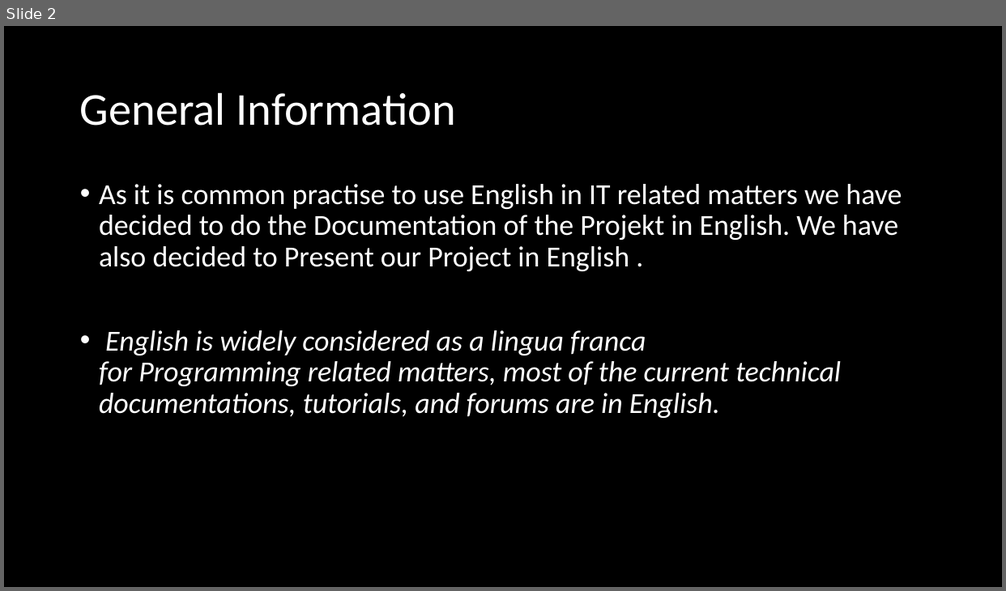
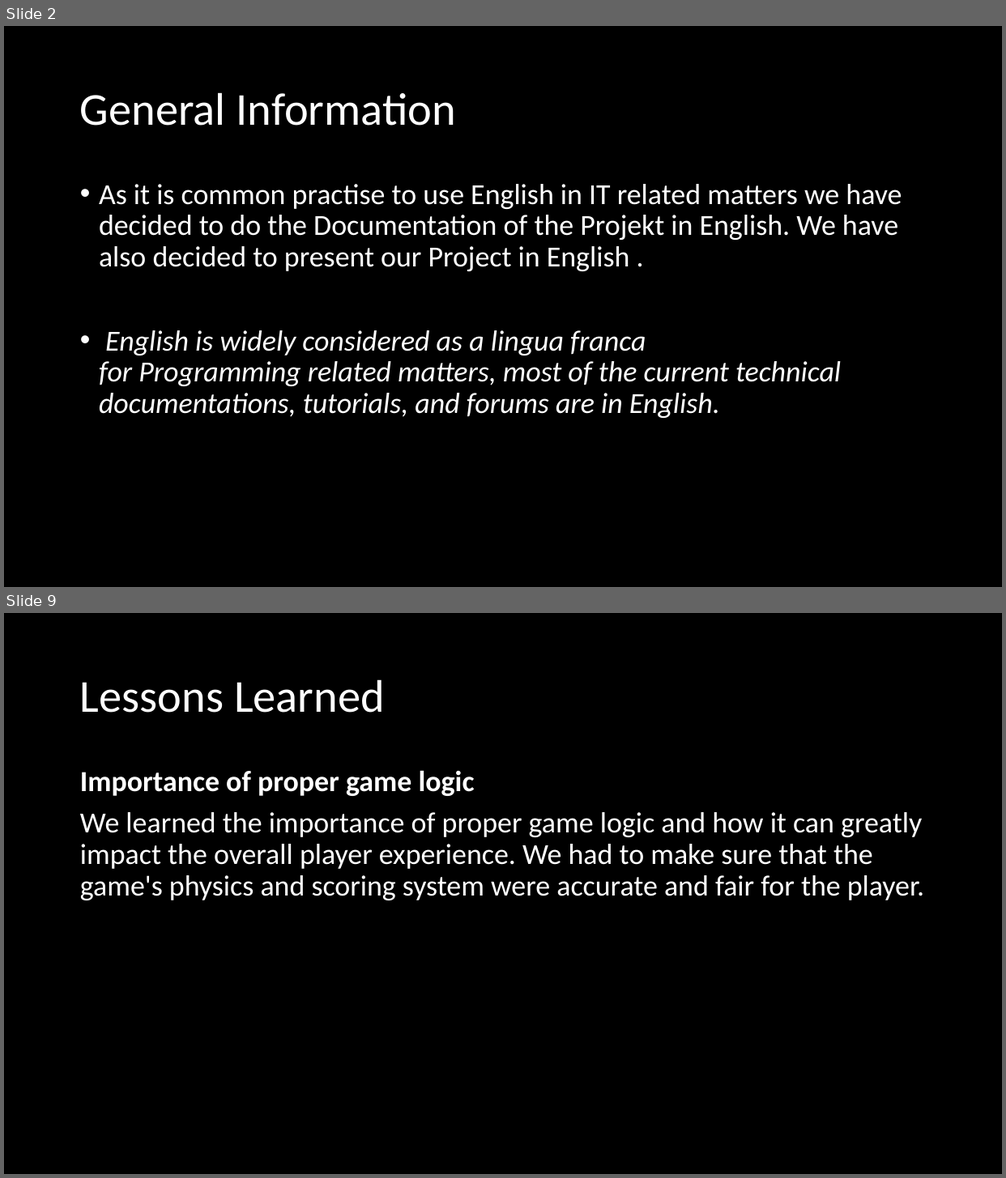
Before and after one commit to BBZ-InformatikGrundlagen/AtariBreakout, a slide deck: Presentation/AtariBreakout_Presentation.pptx. Shown one above the other, each under a label of ours: slide 2 before the commit, slides 2 and 9 after it; the slides between them are not shown. The pictures are 1006x591 and 1006x1178 pixels, drawn with LibreOffice and Linux fonts; fonts in the diff are those of the drawing. Boxes give left, top, right and bottom in pixels: in the first picture for what was removed or moved away, otherwise in the second. Text is boxed around its words. In the diff, an @@ line names an element or a change of style, - is before the commit and + after.

```diff
--- a/Presentation/AtariBreakout_Presentation.pptx
+++ b/Presentation/AtariBreakout_Presentation.pptx
@@ slide 9 added at [4,613,1002,1174], background #000000 @@
@@ title added at [80,679,385,713], 44 pt, text #FFFFFF @@
+Lessons Learned
@@ text added at [80,770,924,901], 28 pt, text #FFFFFF @@
+Importance of proper game logic
+We learned the importance of proper game logic and how it can greatly impact the overall player experience. We had to make sure that the game's physics and scoring system were accurate and fair for the player.
@@ slide 2 changed as well @@
@@ text at [99,184,901,271]: text changed @@
-• As it is common practise to use English in IT related matters we have decided to do the Documentation of the Projekt in English. We have also decided to Present our Project in English .
+• As it is common practise to use English in IT related matters we have decided to do the Documentation of the Projekt in English. We have also decided to present our Project in English .
```
Also in this commit, not shown: 1 other slide changed, 13 other slides added, 8 slides removed.
